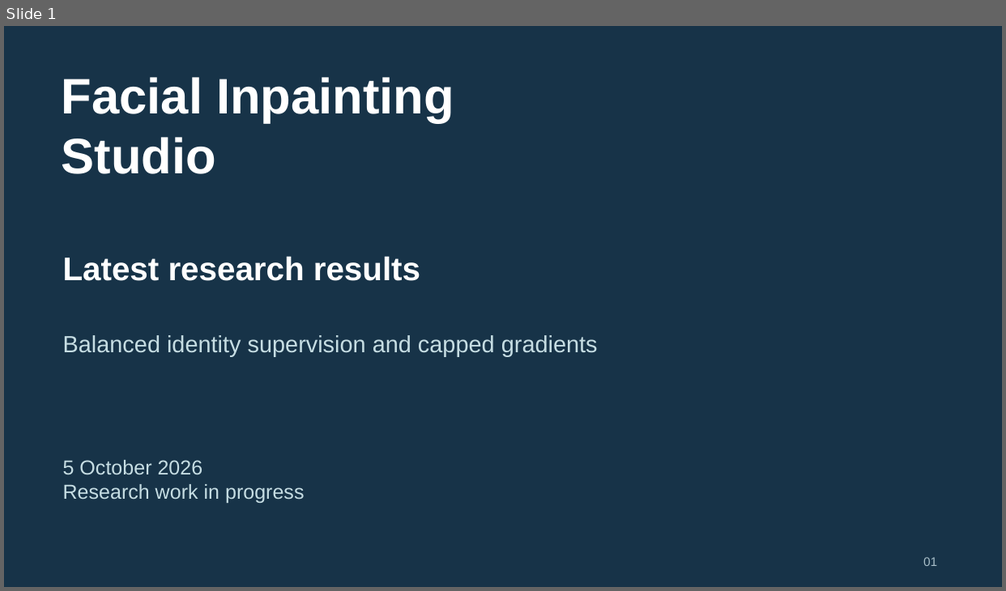
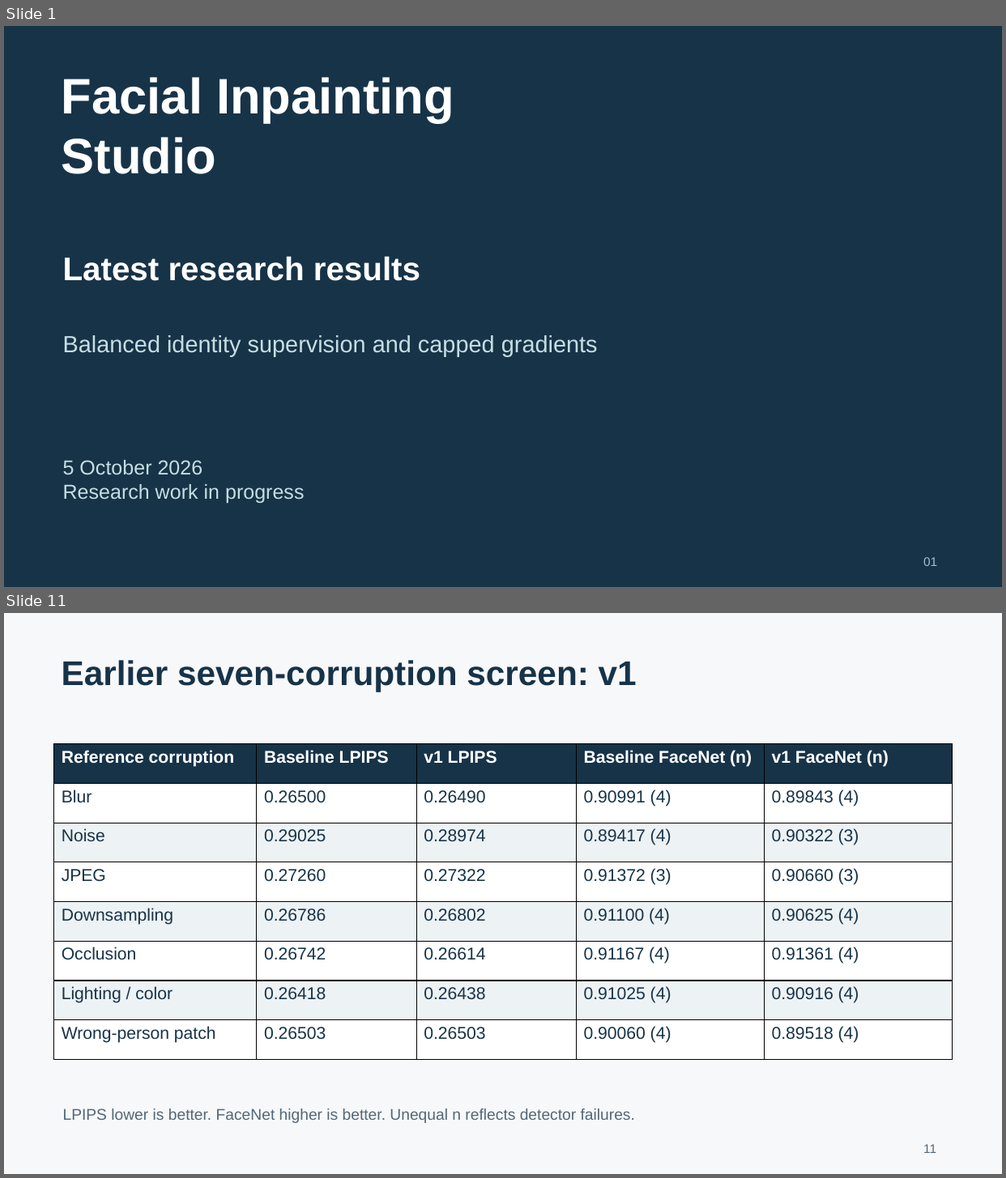
Before and after one commit to rehaan1603/facial-inpainting-studio, a slide deck: presentations/Facial_Inpainting_Results_2026-10-05.pptx. Shown one above the other, each under a label of ours: slide 1 before the commit, slides 1 and 11 after it; the slides between them are not shown. The pictures are 1006x591 and 1006x1178 pixels, drawn with LibreOffice and Linux fonts; fonts in the diff are those of the drawing. Boxes give left, top, right and bottom in pixels: in the first picture for what was removed or moved away, otherwise in the second. Text is boxed around its words. In the diff, an @@ line names an element or a change of style, - is before the commit and + after.

Commit message:
Expand latest presentation with architecture and corruption results

```diff
--- a/presentations/Facial_Inpainting_Results_2026-10-05.pptx
+++ b/presentations/Facial_Inpainting_Results_2026-10-05.pptx
@@ slide 11 added at <box>4,613,1002,1174</box>, background #F7F8FA @@
@@ text added at <box>62,660,637,692</box>, 33 pt, text #173348, bold @@
+Earlier seven-corruption screen: v1
@@ table added at <box>54,744,953,1060</box>, 8 rows, 5 columns @@
+Reference corruption | Baseline LPIPS | v1 LPIPS | Baseline FaceNet (n) | v1 FaceNet (n)
+Blur | 0.26500 | 0.26490 | 0.90991 (4) | 0.89843 (4)
+Noise | 0.29025 | 0.28974 | 0.89417 (4) | 0.90322 (3)
+JPEG | 0.27260 | 0.27322 | 0.91372 (3) | 0.90660 (3)
+Downsampling | 0.26786 | 0.26802 | 0.91100 (4) | 0.90625 (4)
+Occlusion | 0.26742 | 0.26614 | 0.91167 (4) | 0.91361 (4)
+Lighting / color | 0.26418 | 0.26438 | 0.91025 (4) | 0.90916 (4)
+Wrong-person patch | 0.26503 | 0.26503 | 0.90060 (4) | 0.89518 (4)
@@ text added at <box>63,1109,635,1123</box>, 15 pt, text #536777 @@
+LPIPS lower is better. FaceNet higher is better. Unequal n reflects detector failures.
@@ text added at <box>923,1144,936,1153</box>, 12 pt, text #536777 @@
+11
```
Also in this commit, not shown: 13 slides changed, 5 other slides added, 1 other file.
